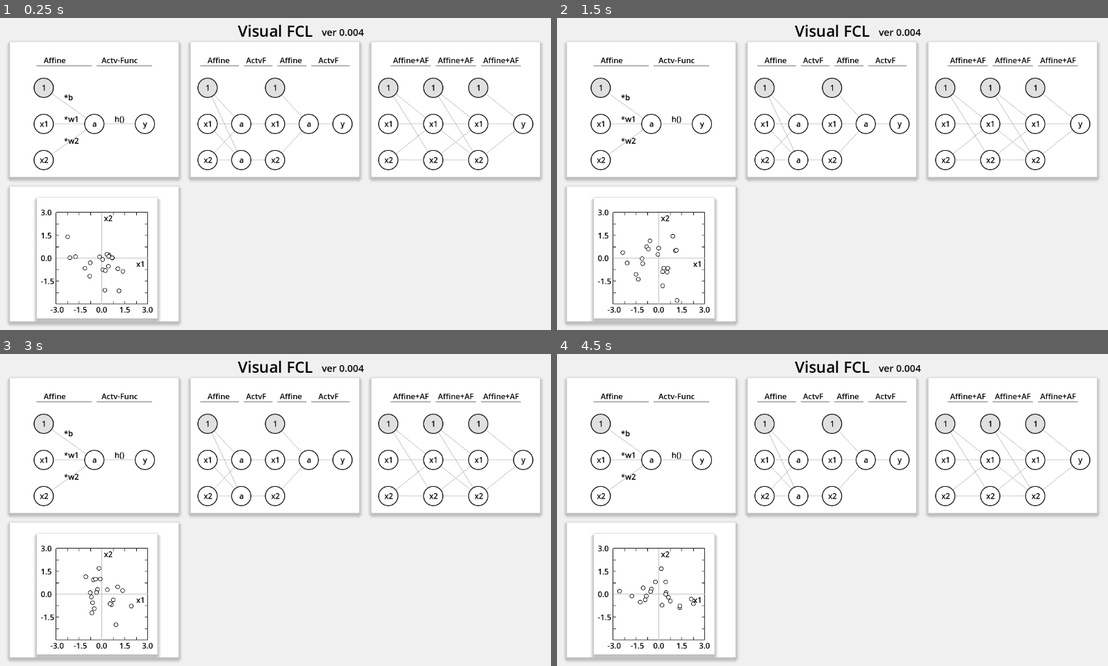
Above: before the commit, frames 1-4 (two rows, left to right).
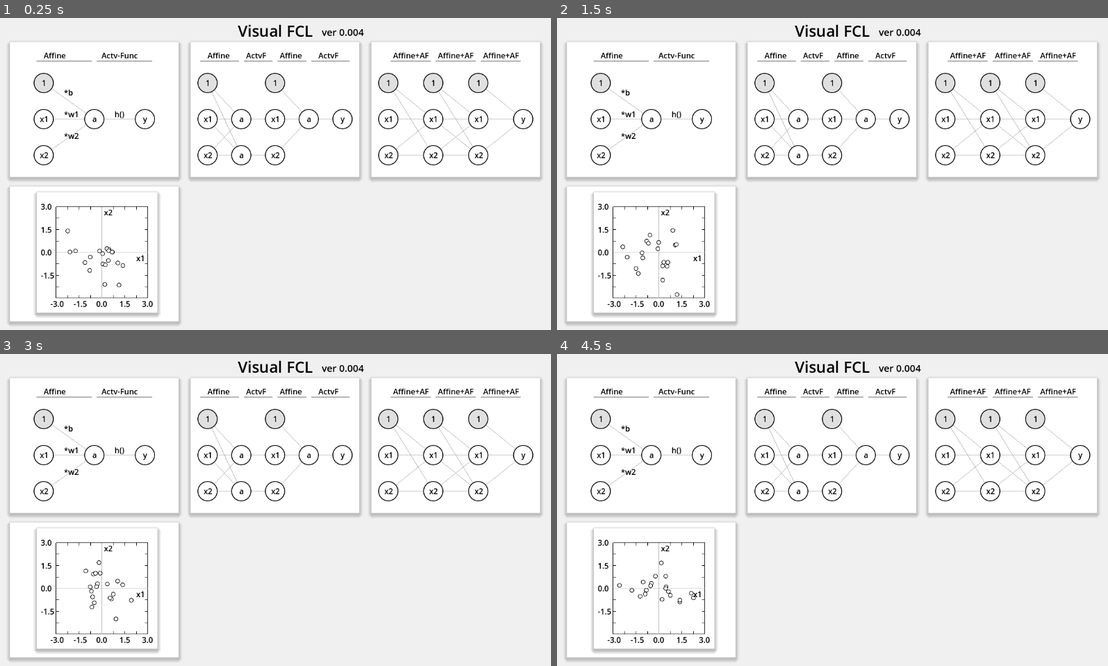
Above: after the commit, the same moments.

Repository: vivisuke/VisualFCL
Game: Godot game, scene res://top_scene.tscn
Same seed, same stepped clock (60 frames per second), same inputs: the game is played once before the commit and once after it.
Inputs (mouse positions are in pixels of both pictures, inside the frame that each line leads up to):
- Up to frame 1 (0.25 s): no input
- Up to frame 2 (1.5 s): tap Enter at 0.5 s; move the mouse to (953, 158) at 0.52 s; click (953, 158) at 0.67 s; click "Top" at 1.25 s
- Up to frame 3 (3 s): tap Space at 2 s; move the mouse to (165, 525) at 2.02 s; click (165, 525) at 2.17 s; click "Top" at 2.75 s
- Up to frame 4 (4.5 s): tap Enter at 3.5 s; move the mouse to (887, 441) at 3.52 s; click (887, 441) at 3.67 s; click "Top" at 4.25 s

The runs differ from the first frame. In frame 1, 7.1% of the frame differs, in the area x 6-97%, y 11-98%; in frame 2, 7.1%; in frame 3, 7.1%; in frame 4, 7.1%.

Commit message:
0102 ◎ C 06/30 06/30 0.004│問題│トップシーン：パネル内容を少し上にずらす

Diff:
--- a/VisualFCL/scripts/DoubleLayerRect.gd
+++ b/VisualFCL/scripts/DoubleLayerRect.gd
@@ -1,15 +1,15 @@
 extends ColorRect
 
 const NODE_RADIUS = 20.0
-const Y_LINE = 50
+const Y_LINE = 40
 const X_INPUT = 35
 const X_ACT = 105
 const X_INPUT_2 = 175
 const X_ACT_2 = 245
 const X_OUTPUT = 315
-const Y_1 = 75+20
-const Y_X1 = 150+20
-const Y_X2 = 225+20
+const Y_1 = 75+10
+const Y_X1 = 150+10
+const Y_X2 = 225+10
 
 var selected = false
 var initialized = false
--- a/VisualFCL/scripts/SingleLayerRect.gd
+++ b/VisualFCL/scripts/SingleLayerRect.gd
@@ -1,13 +1,13 @@
 extends ColorRect
 
 const NODE_RADIUS = 20.0
-const Y_LINE = 50
+const Y_LINE = 40
 const X_INPUT = 70
 const X_ACT = 175
 const X_OUTPUT = 280
-const Y_1 = 75+20
-const Y_X1 = 150+20
-const Y_X2 = 225+20
+const Y_1 = 75+10
+const Y_X1 = 150+10
+const Y_X2 = 225+10
 const X_WEIGHT = 120
 const X_AF = 225
 
--- a/VisualFCL/scripts/TripleLayerRect.gd
+++ b/VisualFCL/scripts/TripleLayerRect.gd
@@ -4,16 +4,16 @@
 const WIDTH = 350	#self.width
 const SPC_X = 35
 const SPC_INPUT = (WIDTH-SPC_X*2)/3.0
-const Y_LINE = 50
+const Y_LINE = 40
 const X_INPUT = SPC_X
 const X_ACT = 105
 const X_INPUT_2 = X_INPUT + SPC_INPUT
 const X_ACT_2 = 245
 const X_INPUT_3 = X_INPUT_2 + SPC_INPUT
 const X_OUTPUT = WIDTH - SPC_X
-const Y_1 = 75+20
-const Y_X1 = 150+20
-const Y_X2 = 225+20
+const Y_1 = 75+10
+const Y_X1 = 150+10
+const Y_X2 = 225+10
 
 var selected = false
 var initialized = false
--- a/VisualFCL/top_scene.tscn
+++ b/VisualFCL/top_scene.tscn
@@ -90,9 +90,9 @@
 [node name="GraphRect" type="ColorRect" parent="ActivationDistriRect"]
 layout_mode = 0
 offset_left = 56.0
-offset_top = 24.0
+offset_top = 12.0
 offset_right = 306.0
-offset_bottom = 274.0
+offset_bottom = 262.0
 script = ExtResource("5_1bxby")
 
 [node name="TextureRect" type="TextureRect" parent="ActivationDistriRect"]
Not shown, changed: VisualFCL.spr
